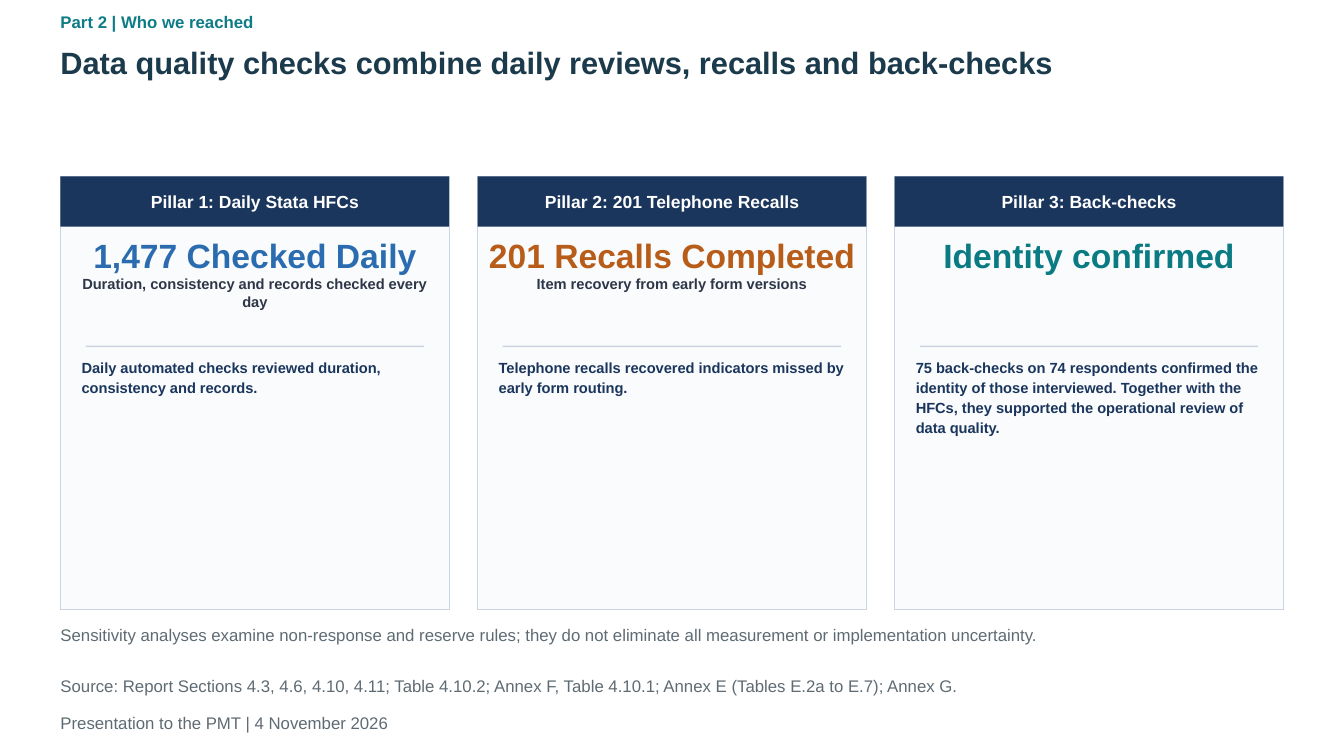
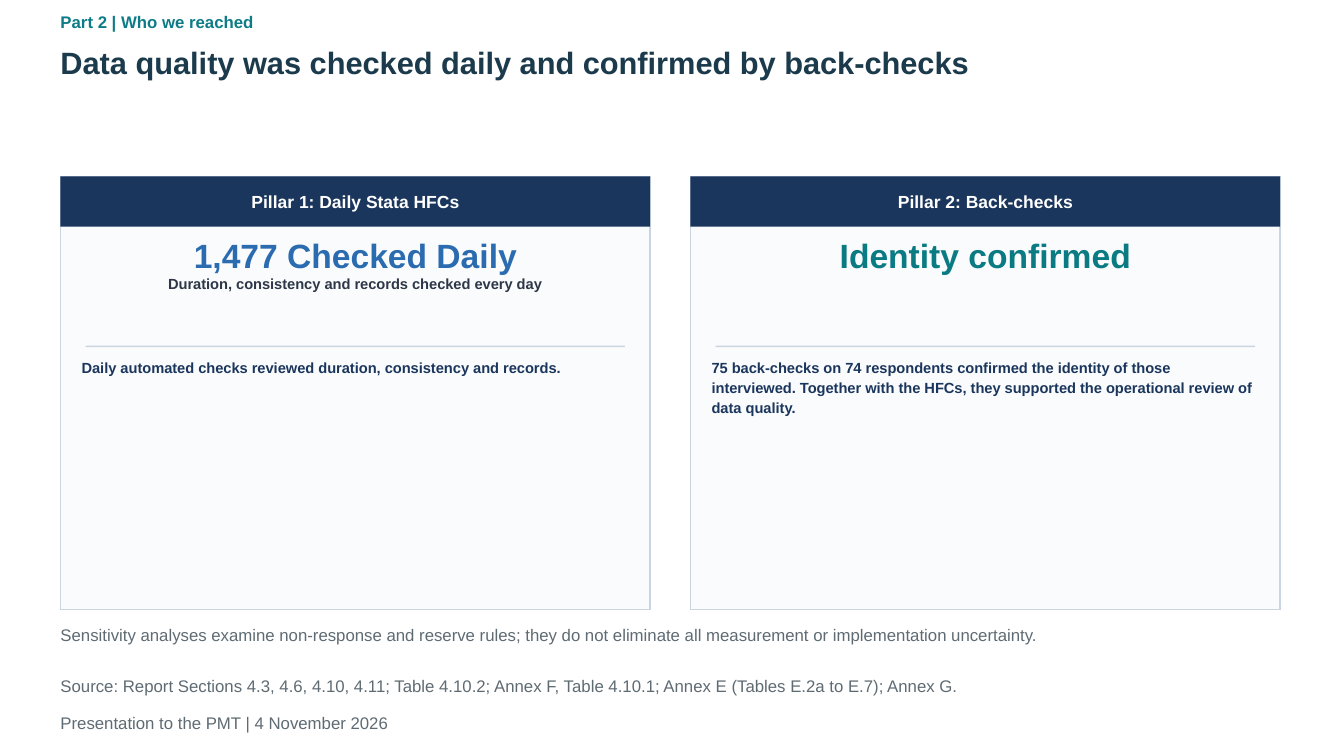
Before and after one commit to kokouekpinda/kokouekpinda, a slide deck: slide 19 of deliverables/REALISE_PMT_Presentation_v5.pptx. Drawn at 1344x756 pixels with LibreOffice and Linux fonts; fonts in the diff are those of the drawing. Boxes give left, top, right and bottom in pixels: in the first picture for what was removed or moved away, otherwise in the second. Text is boxed around its words. In the diff, an @@ line names an element or a change of style, - is before the commit and + after.

```diff
--- a/deliverables/REALISE_PMT_Presentation_v5.pptx
+++ b/deliverables/REALISE_PMT_Presentation_v5.pptx
@@ title at bbox=[60, 51, 968, 80]: text changed @@
-Data quality checks combine daily reviews, recalls and back-checks
+Data quality was checked daily and confirmed by back-checks
@@ rectangle "Pillar 1: Daily Stata HFCs": place and size @@
-rectangle "Pillar 1: Daily Stata HFCs" at bbox=[60, 176, 450, 227]
+rectangle "Pillar 1: Daily Stata HFCs" at bbox=[60, 176, 650, 227]
@@ rectangle: place and size @@
-rectangle at bbox=[60, 176, 450, 610]
+rectangle at bbox=[60, 176, 650, 610]
@@ rectangle removed at bbox=[478, 176, 867, 610] @@
@@ rectangle removed at bbox=[478, 176, 867, 227] @@
-Pillar 2: 201 Telephone Recalls
@@ rectangle "Pillar 2: Back-checks": place and size @@
-rectangle "Pillar 2: Back-checks" at bbox=[895, 176, 1285, 227]
+rectangle "Pillar 2: Back-checks" at bbox=[691, 176, 1280, 227]
@@ rectangle: place and size @@
-rectangle at bbox=[895, 176, 1285, 610]
+rectangle at bbox=[691, 176, 1280, 610]
@@ text in rectangle at bbox=[898, 195, 1073, 208]: text changed @@
-Pillar 3: Back-checks
+Pillar 2: Back-checks
@@ text "1,477 Checked Daily" rewrapped from bbox=[82, 243, 427, 310] to bbox=[168, 243, 542, 292] @@
@@ text "Identity confirmed": place and size @@
-text "Identity confirmed" at bbox=[943, 243, 1234, 275]
+text "Identity confirmed" at bbox=[840, 243, 1130, 275]
@@ text removed at bbox=[489, 243, 855, 292] @@
-201 Recalls Completed
-Item recovery from early form versions
@@ text "Daily automated checks reviewed duration, ..." rewrapped from bbox=[82, 362, 380, 396] to bbox=[82, 362, 561, 376] @@
@@ rectangle: place and size @@
-rectangle at bbox=[86, 346, 424, 347]
+rectangle at bbox=[86, 346, 625, 347]
@@ rectangle removed at bbox=[503, 346, 842, 347] @@
@@ text "75 back-checks on 74 respondents ..." rewrapped from bbox=[916, 362, 1258, 416] to bbox=[712, 362, 1252, 416] @@
@@ rectangle: place and size @@
-rectangle at bbox=[921, 346, 1259, 347]
+rectangle at bbox=[716, 346, 1255, 347]
@@ text removed at bbox=[499, 362, 844, 396] @@
-Telephone recalls recovered indicators missed by early form routing.
```
Also in this commit, not shown: 1 other file.
